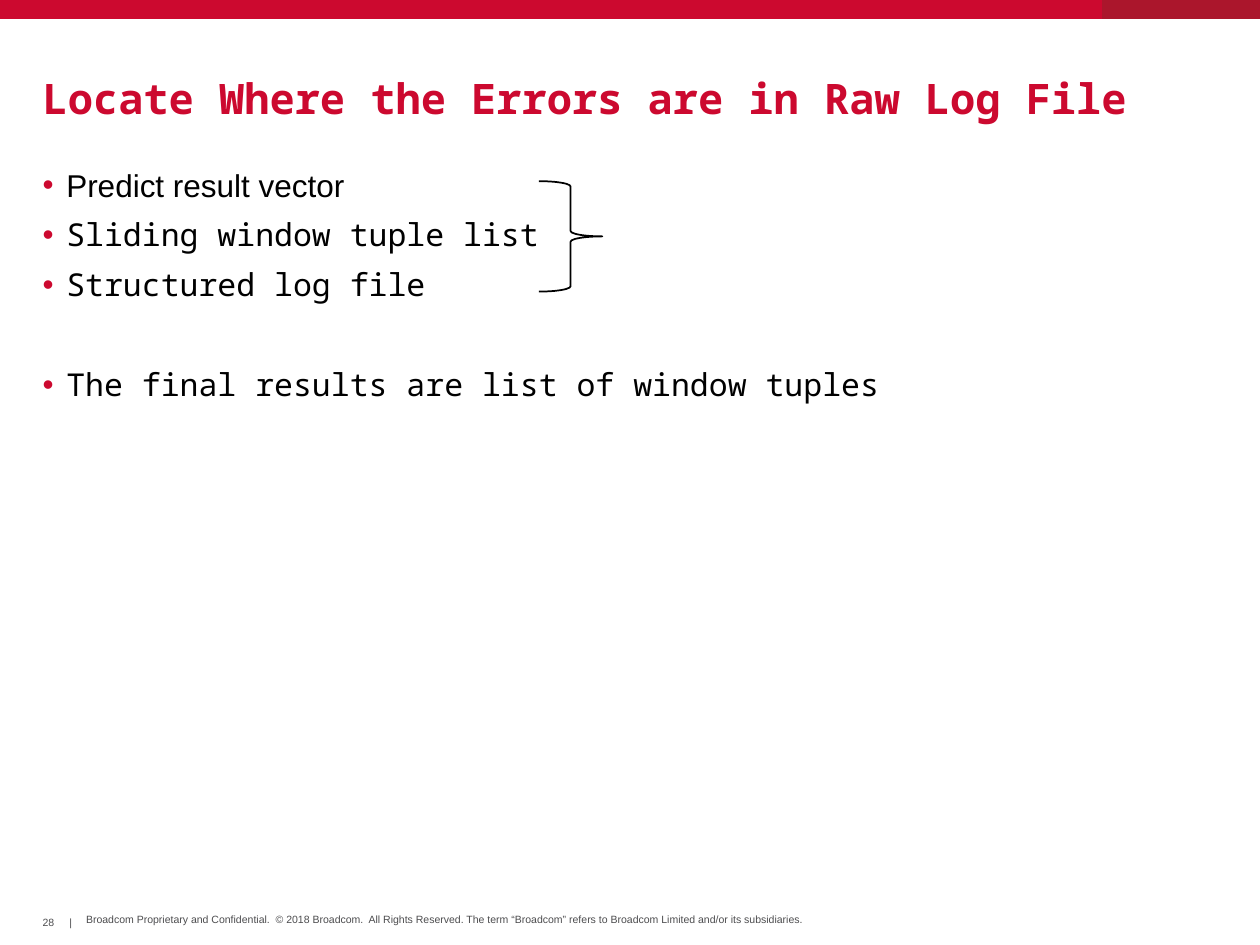
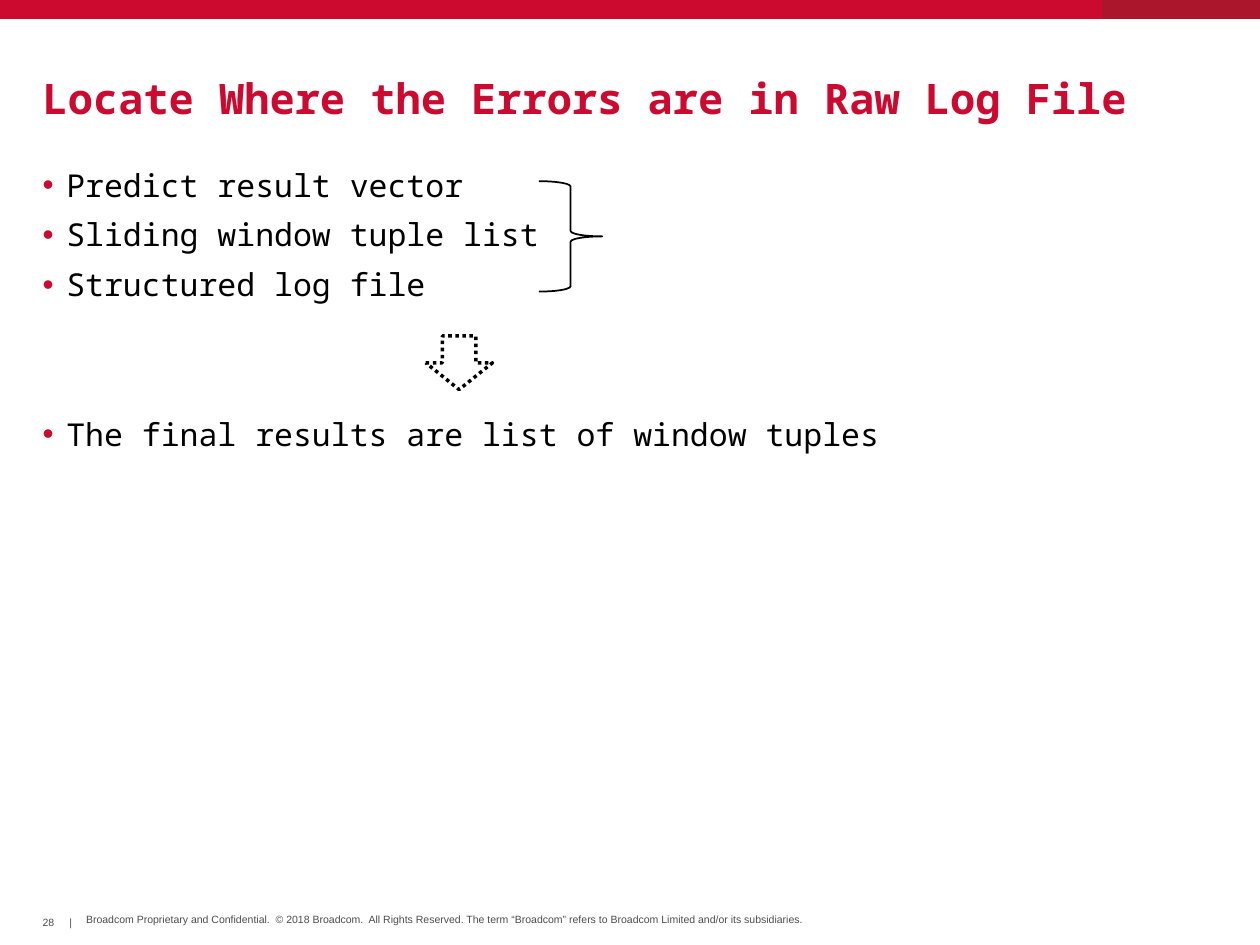
Before and after one commit to hayhan/loganalyzer, a slide deck: slide 28 of papers/LogAnalyzerIntro.pptx. Drawn at 1260x945 pixels with LibreOffice and Linux fonts; fonts in the diff are those of the drawing; background and template pictures are left out. Boxes give left, top, right and bottom in pixels: in the first picture for what was removed or moved away, otherwise in the second. Text is boxed around its words. In the diff, an @@ line names an element or a change of style, - is before the commit and + after.

```diff
--- a/papers/LogAnalyzerIntro.pptx
+++ b/papers/LogAnalyzerIntro.pptx
@@ text at <box>66,173,463,198</box>: font Arial to Noto Sans Mono in "Predict result vector" @@
@@ down arrow added at <box>426,336,493,391</box>, fill #FFFFFF, outline #000000 2 pt dashed @@
```
Also in this commit, not shown: 7 other slides changed, 3 other files.
